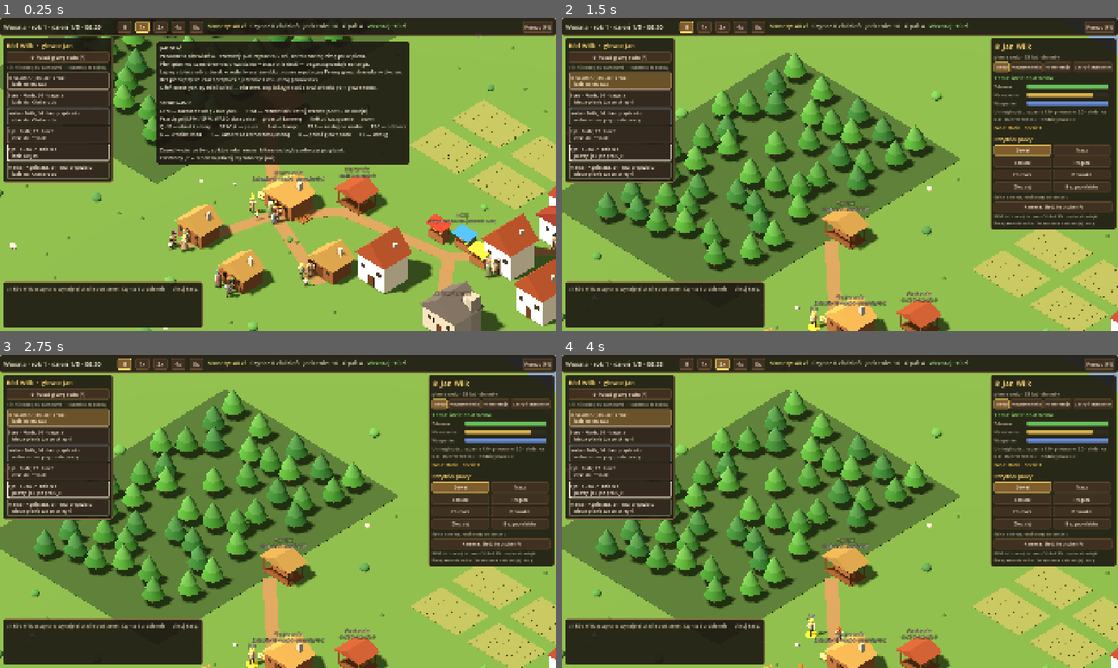
Above: before the commit, frames 1-4 (two rows, left to right).
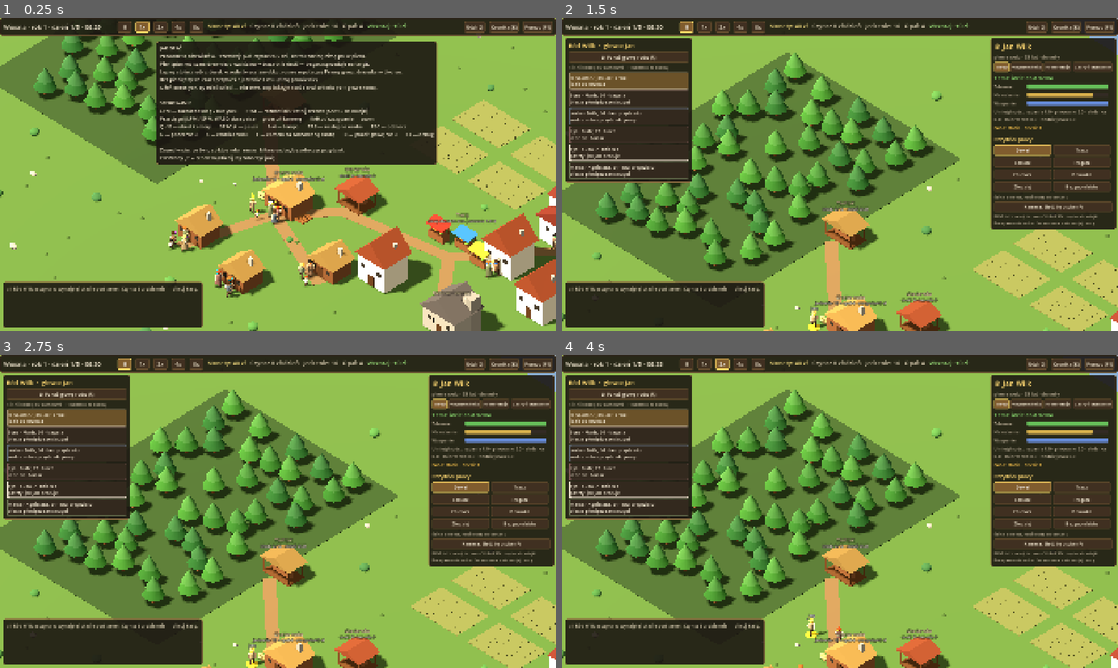
Above: after the commit, the same moments.

Repository: dwdzdc/dynastia
Game: Godot game, scene res://game/main.tscn
Two runs of this game, one before a commit and one after it. Both use one fixed random seed, a clock stepped at 60 frames per second and the inputs below.
Inputs (mouse positions are in pixels of both pictures, inside the frame that each line leads up to):
- Up to frame 1 (0.25 s): no input
- Up to frame 2 (1.5 s): tap Enter at 0.5 s; move the mouse to (812, 237) at 0.52 s; hold W 0.53-1.25 s; tap G at 0.6 s; click (812, 237) at 0.67 s; tap Space at 0.77 s; drag from (1006, 221) to (812, 237) at 1.27 s
- Up to frame 3 (2.75 s): click "II" at 2 s
- Up to frame 4 (4 s): click "1x" at 2.75 s; click "2x" at 3.5 s

The runs differ from the first frame. In frame 1, 11% of the frame differs, in the area x 0-94%, y 1-53%; in frame 2, 2.4%; in frame 3, 2.4%; in frame 4, 2.4%.

Commit message:
Brak roboty -> czas wolny wsrod ludzi i odniesienie towaru zamiast stania; panel rodu schowany pod przyciskiem (G), karty z zawijanym tekstem
Co-Authored-By: Claude Opus 5.5 <noreply@anthropic.com>

Diff:
--- a/game/main.gd
+++ b/game/main.gd
@@ -288,6 +288,8 @@
 				hud._help.visible = not hud._help.visible
 			KEY_K:
 				hud.toggle_chronicle()
+			KEY_G:
+				hud.toggle_family()
 			KEY_F:
 				follow_cam = not follow_cam and selected_id >= 0
 			KEY_R:
--- a/sim/jobs.gd
+++ b/sim/jobs.gd
@@ -23,7 +23,8 @@
 var work_acts: Array = ["chop", "forage", "labor"]  # czynności, które są pracą (+ z receptur)
 
 const BASE_WORK_ACTS := ["chop", "forage", "labor"]
-const IDLE_AT_MANOR := Vector2(2.0, 1.0)   # gdzie czeka robotnik, gdy w polu nie ma roboty
+const FREE_SPOT_RADIUS := Vector2(1.5, 4.0)  # wolne: jak daleko od drzwi domu (min, max)
+const FREE_TIME_WAITS := 3.0                  # wolne trwa tyle „czekań”, potem nowy plan
 const AT_DOOR := 1.0   # skrzynia: trzeba stać przy drzwiach domu (albo w środku)
 
 
@@ -391,8 +392,7 @@
 			_plan_woodcutter(a)
 		"carrier":
 			if not _plan_carrier(a):
-				_walk(a, (_home(a).door() if _home(a) != null else _homeless_spot(a)) + Vector2(1.5, 1.0), "tragarz — nic do noszenia")
-				_wait(a, "tragarz — nic do noszenia")
+				_free_time(a, "nie ma nic do noszenia")
 		"laborer":
 			_plan_laborer(a)
 		"forager":
@@ -513,8 +513,7 @@
 	var manor: SimBuilding = w.building(String(w.balance["estate"]["building"]))
 	var f := w.field_with_work(manor.id)
 	if f == null:
-		_walk(a, manor.door() + IDLE_AT_MANOR, "idzie do dworu spytać o robotę")
-		_wait(a, "dwór nie ma dziś roboty w polu")
+		_free_time(a, "dwór nie ma dziś roboty w polu")
 		return
 	var season := w.clock.current_season()
 	var i := f.free_cell(season)
@@ -664,10 +663,6 @@
 	if _hh(a).sell_planks and mill.amount("plank") > 0 and w.market.wants("plank") + w.traders.wants("plank") > 0:
 		_pickup_and_deliver(a, mill, "plank", market, "niesie deski na targ")
 		return true
-	if mill.amount("plank") > 0 and _hh(a).sell_planks:
-		_walk(a, market.door() + Vector2(1.5, 1.0), "idzie spytać kupca o deski")
-		_wait(a, "kupiec nie chce więcej desek — nie ma pieniędzy albo zbytu", "wait", true)
-		return true
 	return false
 
 
@@ -677,6 +672,17 @@
 	_do(a, "pickup", { "b": from.id, "good": good, "qty": qty })
 	_walk(a, to.door(), why)
 	_do(a, "deposit", to.id)
+
+
+# Gdy nie da się robić swojej roboty (nic do noszenia, brak zbytu, brak roboty w polu):
+# czas wolny przed domem, wśród ludzi, zamiast stania w miejscu (jak w Cultures).
+# Kto obsadza stanowisko (tartak, później stragan), ten czeka przy nim.
+func _free_time(a: SimAgent, why: String) -> void:
+	var base: Vector2 = _home(a).door() if _home(a) != null else _homeless_spot(a)
+	var k := w.rng.next_float(0.0, TAU)
+	var r := w.rng.next_float(FREE_SPOT_RADIUS.x, FREE_SPOT_RADIUS.y)
+	_walk(a, base + Vector2(cos(k), absf(sin(k)) * 0.6 + 0.6) * r, "wolne — %s" % why)
+	_act(a, "rest", float(_cfg["wait_seconds"]) * FREE_TIME_WAITS, "wolne — %s" % why)
 
 
 # Dokąd odnieść to, co agent ma w rękach (np. po przerwaniu planu).
@@ -700,8 +706,10 @@
 				dest = "sawmill"
 		"plank":
 			dest = "workshop" if (_carpenter_present() and w.building("workshop").space("plank") > 0) else "market"
+			if dest == "market" and w.market.wants("plank") + w.traders.wants("plank") <= 0:
+				dest = "sawmill"   # bez zbytu wraca do składu
 		"chair":
-			dest = "market"
+			dest = "market" if w.market.wants("chair") + w.traders.wants("chair") > 0 else "workshop"
 	var b: SimBuilding = w.building(dest)
 	_walk(a, b.door(), "odnosi: %s → %s" % [w.good_label(a.carrying), b.name])
 	_do(a, "deposit", dest)
@@ -895,10 +903,10 @@
 		if a.carrying_qty <= 0:
 			a.clear_carry()
 			return true
-		# Reszty kupiec nie weźmie: osoba czeka z towarem i mówi dlaczego.
-		a.steps.push_front({ "t": "act", "act": "wait", "left": float(_cfg["wait_seconds"]) * 3.0,
-			"why": "kupiec nie bierze więcej (%s) — brak pieniędzy albo zbytu" % w.good_label(a.carrying),
-			"inside": "", "alert": true, "work": false })
+		# Reszty kupiec nie weźmie: odnosi ją tam, skąd wziął, i idzie na wolne.
+		w.events.float_text(b.door(), "kupiec nie bierze: %s" % w.good_label(a.carrying), "info")
+		a.steps.clear()
+		_plan_deliver_carried(a)
 		return true
 	var n := mini(a.carrying_qty, b.space(a.carrying))
 	if n <= 0:
--- a/tools/screenshot.gd
+++ b/tools/screenshot.gd
@@ -31,8 +31,10 @@
 	await _frames(30)
 	_save("01_start.png")
 	game.select_agent(game.world.family.root().agent_id, true)
+	game.hud.toggle_family()
 	await _frames(20)
 	_save("02_selected.png")
+	game.hud.toggle_family()
 	game.selected_id = -1
 	game.selected_building = "sawmill"
 	game.cam_target = Vector3(30, 0, 24)
--- a/ui/hud.gd
+++ b/ui/hud.gd
@@ -37,6 +37,8 @@
 const CHRONICLE_ROWS := 40
 const SKILL_LABELS := { "chop": "rąbanie", "saw": "piłowanie", "craft": "stolarka", "forage": "zbieractwo", "steal": "złodziejstwo" }
 
+const FAMILY_W := 440.0   # szerokość panelu rodu (karty zawijają tekst)
+
 var main: Node
 var world: SimWorld
 var camera: Camera3D
@@ -45,6 +47,7 @@
 var _top_speed: Array = []
 var _top_res: RichTextLabel
 var _family_title: Label
+var _family_panel: PanelContainer
 var _family_box: VBoxContainer
 var _family_sig := ""
 var _family_rows: Dictionary = {}   # agent id -> Button
@@ -160,6 +163,8 @@
 	_top_res.add_theme_font_size_override("normal_font_size", 21)
 	_top_res.mouse_filter = Control.MOUSE_FILTER_IGNORE
 	h.add_child(_top_res)
+	h.add_child(_button("Ród (G)", func(): toggle_family(), 17))
+	h.add_child(_button("Kronika (K)", func(): toggle_chronicle(), 17))
 	h.add_child(_button("Pomoc (F1)", func(): _help.visible = not _help.visible, 17))
 
 
@@ -195,11 +200,14 @@
 
 # --- Panel rodu ---
 
+# Panel rodu jest schowany (jak menu w Cultures): otwiera go przycisk „Ród” albo G.
 func _build_family() -> void:
 	var p := PanelContainer.new()
 	p.position = Vector2(10, 68)
-	p.custom_minimum_size = Vector2(380, 0)
+	p.custom_minimum_size = Vector2(FAMILY_W, 0)
+	p.visible = false
 	add_child(p)
+	_family_panel = p
 	var v := VBoxContainer.new()
 	v.add_theme_constant_override("separation", 6)
 	p.add_child(v)
@@ -213,7 +221,13 @@
 	v.add_child(_family_box)
 
 
+func toggle_family() -> void:
+	_family_panel.visible = not _family_panel.visible
+
+
 func _update_family() -> void:
+	if not _family_panel.visible:
+		return
 	var fam := world.family
 	var r := fam.root()
 	_family_title.text = "Ród %s%s" % [fam.dynasty, ("  ·  głowa: " + r.name) if r != null else ""]
@@ -228,8 +242,8 @@
 			var aid: int = p.agent_id
 			var b := _button("", func(): main.select_agent(aid, true), 16)
 			b.alignment = HORIZONTAL_ALIGNMENT_LEFT
-			b.custom_minimum_size = Vector2(356, 50)
-			b.clip_text = true
+			b.custom_minimum_size = Vector2(FAMILY_W - 24, 0)
+			b.autowrap_mode = TextServer.AUTOWRAP_WORD_SMART
 			_family_box.add_child(b)
 			_family_rows[aid] = b
 	for p in living:
@@ -245,7 +259,7 @@
 			extra = " · w ciąży"
 		if debug:
 			extra += " · [%.2f]" % float(fam.strength.get(p.id, -1.0))
-		b.text = "%s%s, %d · %s%s\n   %s" % [mark, p.name, int(fam.age_of(p)), job, extra, _status_short(a)]
+		b.text = "%s%s, %d · %s%s\n%s" % [mark, p.name, int(fam.age_of(p)), job, extra, _status_short(a)]
 		var col := TEXT
 		if a.alert or a.hungry_no_food or a.status == "jailed":
 			col = BAD
@@ -801,7 +815,7 @@
 LPM — zaznacz osobę / budynek       PPM — rozkaz: idź / zetnij drzewo (Shift = do kolejki)
 Przeciągnij LPM / ŚPM, WASD, dwa palce — przesuń kamerę       Kółko / szczypanie — zoom
 Q / E — obrót kamery       SPACJA — pauza       1–4 — tempo       TAB — następna osoba       ESC — odznacz
-K — kronika rodu       F — kamera za zaznaczoną osobą       R — pokaż głowę rodu       F3 — debug
+G — panel rodu       K — kronika rodu       F — kamera za zaznaczoną osobą       R — pokaż głowę rodu       F3 — debug
 
 Zawód widać po tym, co ktoś robi i niesie; kliknij osobę, by zobaczyć przydział.
 Czerwony „!” = problem (kliknij, by zobaczyć jaki).""", 17)
Not shown, changed: docs/design/living-village.md
